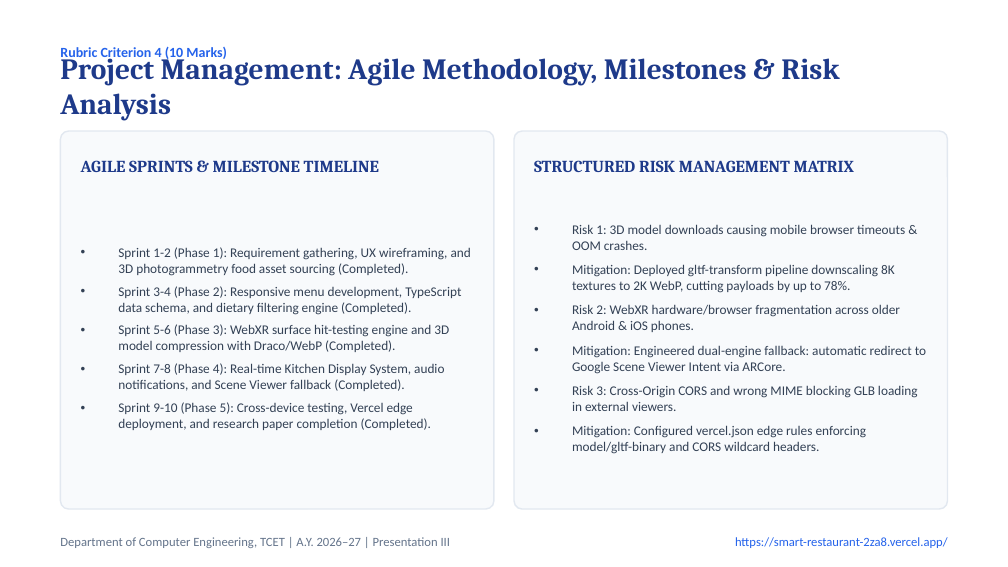
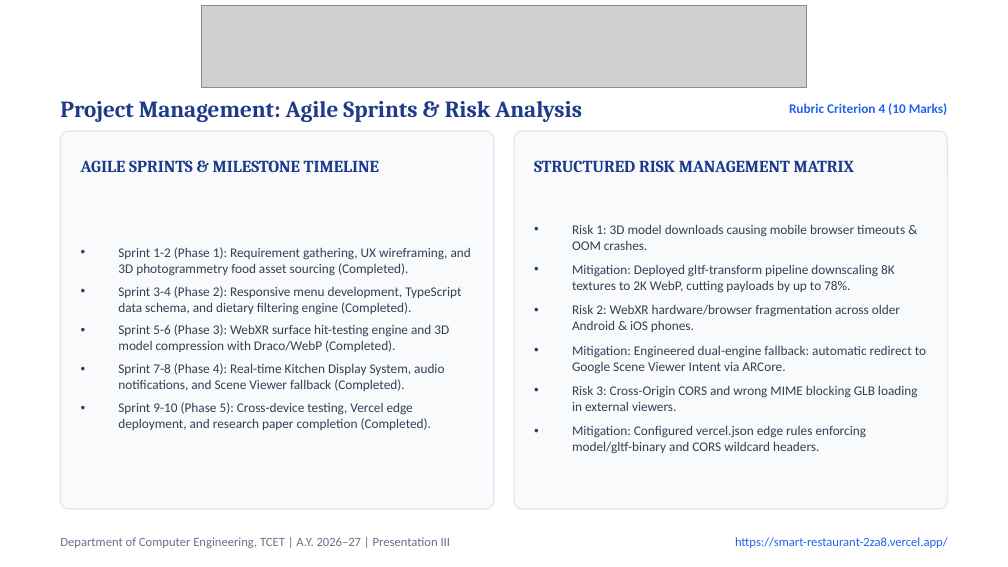
Before and after one commit to MANAV0060/Smart-Restaurant, a slide deck: slide 10 of Smart_Restaurant_Presentation_III.pptx. Drawn at 1008x567 pixels with LibreOffice and Linux fonts; fonts in the diff are those of the drawing; grey boxes stand for pictures. Boxes give left, top, right and bottom in pixels: in the first picture for what was removed or moved away, otherwise in the second. Text is boxed around its words. In the diff, an @@ line names an element or a change of style, - is before the commit and + after.

```diff
--- a/Smart_Restaurant_Presentation_III.pptx
+++ b/Smart_Restaurant_Presentation_III.pptx
@@ picture added at (202, 5, 806, 88) @@
@@ text at (60, 101, 582, 122): text changed; size 21 to 16.5 pt @@
-Project Management: Agile Methodology, Milestones & Risk Analysis
+Project Management: Agile Sprints & Risk Analysis
@@ text "Rubric Criterion 4 (10 Marks)": place and size @@
-text "Rubric Criterion 4 (10 Marks)" at (60, 47, 227, 61)
+text "Rubric Criterion 4 (10 Marks)" at (789, 103, 948, 115)
@@ text "Rubric Criterion 4 (10 Marks)" at (789, 103, 948, 115): size 10 to 9.5 pt; alignment left to right @@
```
Also in this commit, not shown: 19 other slides changed, 2 other files.
